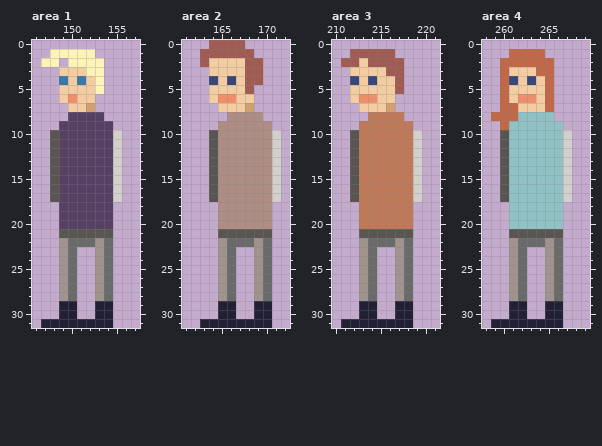
Pixel-art file, stored at img/Characters.aseprite. Above, as it was before the edit.
320x32 pixels, 1 frame. Shown: area 1: x 146..157, y 0..31; area 2: x 161..172, y 0..31; area 3: x 210..221, y 0..31; area 4: x 258..269, y 0..31. The commit also changed other parts of the picture, which this record leaves out.
And afterwards:
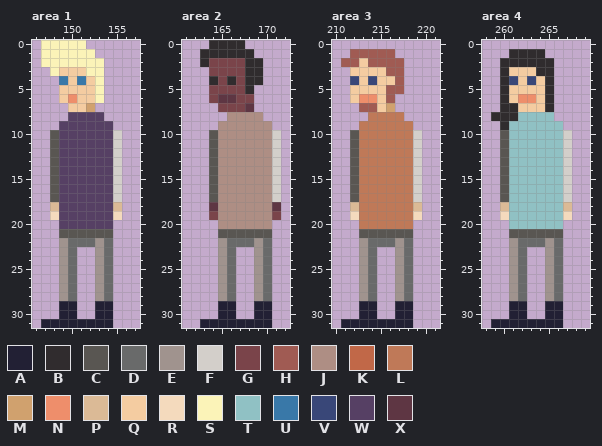
Palette (. is transparent): A #222034  B #302c2e  C #595652  D #696a6a  E #a0938e  F #d3cfca  G #7a444a  H #a05b53  J #ae8e84  K #c16848  L #bf7958  M #d0a16e  N #ee8e6b  P #dbba96  Q #f4cca1  R #f4dabd  S #fbf3b8  T #90c1c4  U #3978a8  V #394778  W #564064  X #5e3643
From old to new:
--- area 1, layers "Hair", "Skin"
@@ x 146..157 @@
- 0 ............
- 1 ..SSSSS.....
- 2 .SS.SSSS....
- 3 ...QQQSS....
+ 0 .SSSSS......
+ 1 .SSSSSS.....
+ 2 .SSSSSSS....
+ 3 ..SQQQSS....
  4 ...UQUQS....
  5 ...QQQQS....
- 6 ...QNQQ.....
+ 6 ...QNQQS....
  7 ....QQM.....
@@ x 146..157 @@
 17 ..CWWWWWWF..
-18 ...WWWWWW...
-19 ...WWWWWW...
+18 ..PWWWWWWP..
+19 ..RWWWWWWR..
 20 ...WWWWWW...
--- area 2, layers "Hair", "Skin"
@@ x 161..172 @@
- 0 ...HHHH.....
- 1 ..HHHHHH....
- 2 ..HQQQQHH...
- 3 ...QQQQHH...
- 4 ...VQVQHH...
- 5 ...QQQQH....
- 6 ...QNNQQ....
- 7 ....QQQM....
+ 0 ...BBBB.....
+ 1 ..BBBBBB....
+ 2 ..BGGGGBB...
+ 3 ...GGGGBB...
+ 4 ...BGBGBB...
+ 5 ...GGGGB....
+ 6 ...GXXGG....
+ 7 ....GGGX....
  8 .....JJJJ...
@@ x 161..172 @@
 17 ...CJJJJJJF.
-18 ....JJJJJJ..
-19 ....JJJJJJ..
+18 ...XJJJJJJX.
+19 ...GJJJJJJG.
 20 ....JJJJJJ..
--- area 3, layers "Hair", "Skin"
@@ x 211..218 @@
  4 .VQVQQH.
- 5 .QQQQQH.
- 6 .QNNQQ..
- 7 ..QQQM..
+ 5 .QQQQHH.
+ 6 .QNNQH..
+ 7 ..HHQM..
  8 ...LLLL.
@@ x 210..221 @@
 17 ..CLLLLLLF..
-18 ...LLLLLL...
-19 ...LLLLLL...
+18 ..PLLLLLLP..
+19 ..RLLLLLLR..
 20 ...LLLLLL...
--- area 4, layers "Hair", "Skin"
@@ x 258..269 @@
  0 ............
- 1 ...KKKK.....
- 2 ..KKKKKK....
- 3 ..KQQQKK....
- 4 ..KVQVQK....
- 5 ..KQQQQK....
- 6 ..KQNNQK....
- 7 ..KKQQQK....
- 8 .KKKTTTT....
- 9 ..KTTTTTT...
+ 1 ...BBBB.....
+ 2 ..BBBBBB....
+ 3 ..BQQQBB....
+ 4 ..BVQVQB....
+ 5 ..BQQQQB....
+ 6 ..BQNNQB....
+ 7 ..BBQQQB....
+ 8 .BBBTTTT....
+ 9 ..BTTTTTT...
 10 ..CTTTTTTF..
@@ x 258..269 @@
 17 ..CTTTTTTF..
-18 ...TTTTTT...
-19 ...TTTTTT...
+18 ..PTTTTTTP..
+19 ..RTTTTTTR..
 20 ...TTTTTT...
